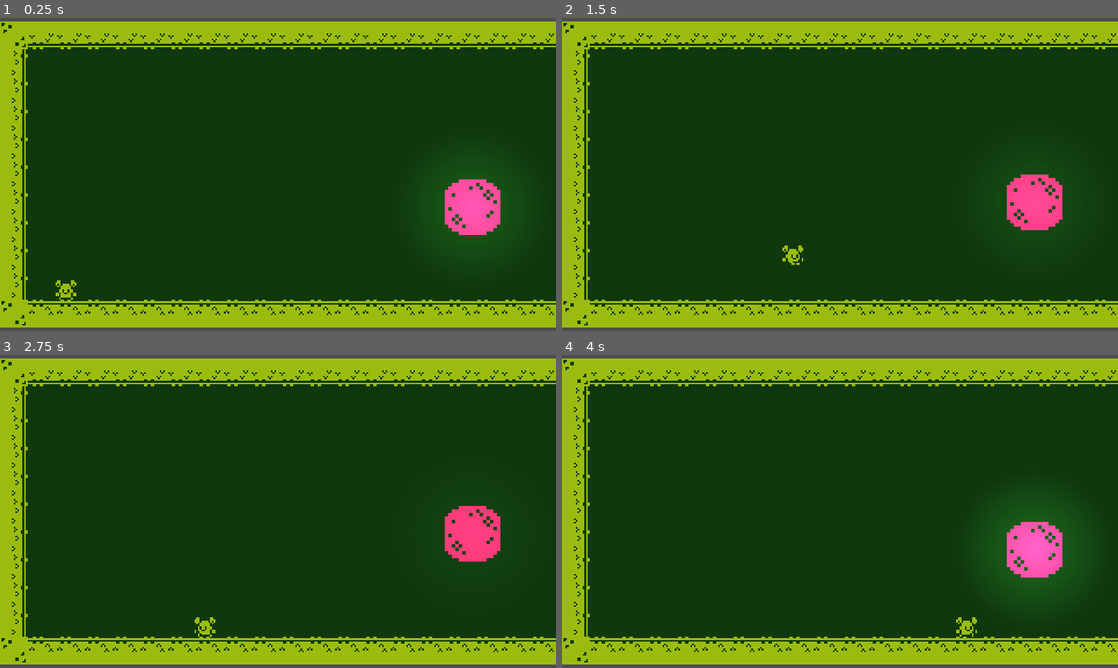
Above: before the commit, frames 1-4 (two rows, left to right).
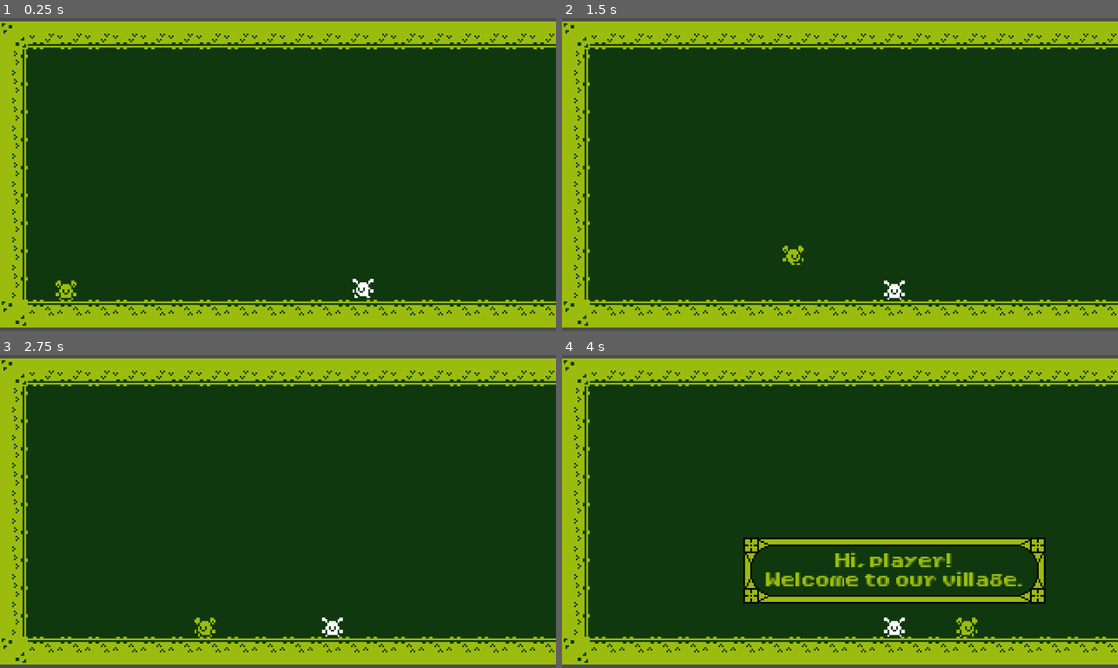
Above: after the commit, the same moments.

Repository: verymintyfresh/gamedev-cafe-jam
Game: Godot game, scene res://Scenes/MainGame.tscn
Two runs of this game, one before a commit and one after it. Both use one fixed random seed, a clock stepped at 60 frames per second and the inputs below.
Inputs:
- Up to frame 1 (0.25 s): no input
- Up to frame 2 (1.5 s): tap Enter (ui_accept) at 0.5 s; hold Space (ui_jump) 0.53-1.28 s; hold Right (ui_right) from 0.53 s (still down); tap Space (ui_jump) at 1.35 s
- Up to frame 3 (2.75 s): tap Space (ui_jump) at 1.52, 1.82 s; release Right (ui_right) at 2.03 s; hold Left (ui_left) from 2.03 s (still down); hold Space (ui_jump) from 2.03 s (still down)
- Up to frame 4 (4 s): release Left (ui_left) at 2.78 s; release Space (ui_jump) at 2.78 s; hold Right (ui_right) from 2.78 s (still down); tap Space (ui_jump) at 2.85, 3.02, 3.32 s; hold Space (ui_jump) from 3.53 s (still down)

The runs differ from the first frame. In frame 1, 3.9% of the frame differs, in the area x 0-100%, y 1-99%; in frame 2, 3.3%; in frame 3, 3.3%; in frame 4, 10%.

Commit message:
created NPCs, attempt at text box. TODO: scaling sprites etc

Diff:
--- a/Globals/Utils.gd
+++ b/Globals/Utils.gd
@@ -27,3 +27,6 @@
 		return cell_data.get_custom_data(data)
 	else:
 		return 0
+
+func fuzzy_equals(first, second, delta) -> bool:
+	return abs(first - second) < delta
--- /dev/null
+++ b/Scenes/Friend/Friend.tscn
@@ -0,0 +1,111 @@
+[gd_scene format=3 uid="uid://bxrwh7mcei3a0"]
+
+[ext_resource type="Script" uid="uid://c52rljqmb88sk" path="res://Scenes/Friend/friend.gd" id="1_y0dgi"]
+[ext_resource type="Texture2D" uid="uid://c206h3b22lopp" path="res://Tilemap/monochrome_tilemap_transparent.png" id="2_ooh64"]
+[ext_resource type="PackedScene" uid="uid://dhahfi1fv52u1" path="res://Scenes/SpeechBubble/SpeechBubble.tscn" id="3_utdf0"]
+
+[sub_resource type="RectangleShape2D" id="RectangleShape2D_dewec"]
+size = Vector2(8, 10)
+
+[sub_resource type="AtlasTexture" id="AtlasTexture_umo6r"]
+atlas = ExtResource("2_ooh64")
+region = Rect2(102, 238, 16, 16)
+
+[sub_resource type="AtlasTexture" id="AtlasTexture_utdf0"]
+atlas = ExtResource("2_ooh64")
+region = Rect2(0, 238, 16, 16)
+
+[sub_resource type="AtlasTexture" id="AtlasTexture_rrvql"]
+atlas = ExtResource("2_ooh64")
+region = Rect2(68, 238, 16, 16)
+
+[sub_resource type="AtlasTexture" id="AtlasTexture_y1mcp"]
+atlas = ExtResource("2_ooh64")
+region = Rect2(17, 238, 16, 16)
+
+[sub_resource type="AtlasTexture" id="AtlasTexture_kjwr3"]
+atlas = ExtResource("2_ooh64")
+region = Rect2(34, 238, 16, 16)
+
+[sub_resource type="AtlasTexture" id="AtlasTexture_2oywj"]
+atlas = ExtResource("2_ooh64")
+region = Rect2(51, 238, 16, 16)
+
+[sub_resource type="SpriteFrames" id="SpriteFrames_nn08x"]
+animations = [{
+"frames": [],
+"loop": true,
+"name": &"Climb",
+"speed": 5.0
+}, {
+"frames": [{
+"duration": 1.0,
+"texture": SubResource("AtlasTexture_umo6r")
+}],
+"loop": false,
+"name": &"Dead",
+"speed": 5.0
+}, {
+"frames": [{
+"duration": 1.0,
+"texture": SubResource("AtlasTexture_utdf0")
+}],
+"loop": false,
+"name": &"Idle",
+"speed": 10.0
+}, {
+"frames": [{
+"duration": 1.0,
+"texture": SubResource("AtlasTexture_rrvql")
+}],
+"loop": true,
+"name": &"Jump",
+"speed": 5.0
+}, {
+"frames": [{
+"duration": 1.0,
+"texture": SubResource("AtlasTexture_y1mcp")
+}, {
+"duration": 1.0,
+"texture": SubResource("AtlasTexture_kjwr3")
+}, {
+"duration": 1.0,
+"texture": SubResource("AtlasTexture_2oywj")
+}],
+"loop": true,
+"name": &"Run",
+"speed": 10.0
+}]
+
+[sub_resource type="CircleShape2D" id="CircleShape2D_umo6r"]
+radius = 35.014282
+
+[node name="Friend" type="CharacterBody2D" unique_id=245566164]
+collision_layer = 2
+script = ExtResource("1_y0dgi")
+
+[node name="CollisionShape2D" type="CollisionShape2D" parent="." unique_id=586163545]
+position = Vector2(0, 3)
+shape = SubResource("RectangleShape2D_dewec")
+
+[node name="AnimatedSprite2D" type="AnimatedSprite2D" parent="." unique_id=661783806]
+sprite_frames = SubResource("SpriteFrames_nn08x")
+animation = &"Run"
+
+[node name="Timer" type="Timer" parent="." unique_id=423663307]
+
+[node name="Area2D" type="Area2D" parent="." unique_id=2080121616]
+collision_layer = 2
+collision_mask = 4
+
+[node name="CollisionShape2D" type="CollisionShape2D" parent="Area2D" unique_id=1692245450]
+shape = SubResource("CircleShape2D_umo6r")
+
+[node name="SpeechBubble" parent="." unique_id=2091638528 instance=ExtResource("3_utdf0")]
+offset_left = -14.0
+offset_top = -18.5
+offset_right = 14.0
+offset_bottom = 18.5
+
+[connection signal="body_entered" from="Area2D" to="." method="_on_player_entered"]
+[connection signal="body_exited" from="Area2D" to="." method="_on_player_exited"]
--- /dev/null
+++ b/Scenes/Friend/friend.gd
@@ -0,0 +1,96 @@
+extends CharacterBody2D
+class_name Friend
+
+@export var SPEED = 25.0
+@export var WAIT_TIME = 7.0
+@export var GRAVITY = 200.0
+@export var TERMINAL_VELOCITY = 500.0
+
+@export_multiline var speech: String
+@export var anchor_value = -10
+
+@onready var collider = $CollisionShape2D
+
+@export var patrol: Vector2 # left and right sides
+
+var current_patrol_point: float
+var reached_patrol: bool
+var stopped: bool
+var rng
+
+func _ready() -> void:
+	rng = RandomNumberGenerator.new()
+	rng.randomize()
+	$Timer.wait_time = WAIT_TIME
+	$Timer.start()
+	$SpeechBubble.label = speech
+	$SpeechBubble.anchor = Vector2(0, anchor_value)
+
+func _physics_process(delta: float) -> void:
+	# Add the gravity.
+	if not is_on_floor():
+		velocity += get_gravity() * delta
+		velocity.y = min(velocity.y, TERMINAL_VELOCITY)
+
+	# 1. Choose a point in patrol radius
+	if not current_patrol_point:
+		current_patrol_point = rng.randf_range(patrol.x, patrol.y)
+		#print("Got patrol point:", current_patrol_point)
+		while abs(current_patrol_point - position.x) < (patrol.y - patrol.x) * 0.4:
+			current_patrol_point = rng.randf_range(patrol.x, patrol.y)
+			#print("Getting new patrol:", current_patrol_point)
+	# 2. Move to that point
+	else:
+		if not Utils.fuzzy_equals(position.x, current_patrol_point, 1) and not reached_patrol:
+			#print("Attempting to move")
+			velocity.x = sign(current_patrol_point - position.x) * SPEED
+			stopped = false
+		elif not stopped:
+			#print("Stopping movement")
+			velocity.x = move_toward(velocity.x, 0, SPEED)
+			reached_patrol = true
+	# 3. Wait for WAIT_TIME and delete current patrol point
+	if velocity.x == 0:
+		$AnimatedSprite2D.play("Idle")
+		stopped = true
+		#print("Velocity 0, waiting to move")
+		await $Timer.timeout
+		current_patrol_point = 0
+		reached_patrol = false
+
+	move_and_slide()
+	player_animations()
+
+func player_animations():
+	if velocity.x < 0:
+		$AnimatedSprite2D.flip_h = true
+		$AnimatedSprite2D.play("Run")
+	if velocity.x > 0:
+		$AnimatedSprite2D.flip_h = false
+		$AnimatedSprite2D.play("Run")
+
+#func _input(event):
+	## jumping
+	#if can_climb:
+		#if (event.is_action_released("ui_up")
+		#or event.is_action_released("ui_down")):
+			#velocity.y = 0
+		#if Input.is_action_pressed("ui_up"):
+			#velocity.y = CLIMBING_SPEED
+			#is_actually_climbing = true
+		#if Input.is_action_pressed("ui_down"):
+			#velocity.y = -1 * CLIMBING_SPEED
+			#is_actually_climbing = true
+	#if event.is_action_pressed("ui_jump") and is_on_floor():
+		#velocity.y += JUMP_VELOCITY
+		#$AnimatedSprite2D.play("Jump")
+
+
+func _on_player_entered(player: Player) -> void:
+	#print("Player, hello!")
+	$SpeechBubble.anchor = Vector2(0, anchor_value)
+	$SpeechBubble.spawn()
+
+func _on_player_exited(player: Player) -> void:
+	$SpeechBubble.anchor = Vector2(0, anchor_value)
+	$SpeechBubble.delete()
--- a/Scenes/Macguffin/Macguffin.tscn
+++ b/Scenes/Macguffin/Macguffin.tscn
@@ -3,16 +3,8 @@
 [ext_resource type="Script" uid="uid://beudiqxqybw2j" path="res://Scenes/Macguffin/macguffin.gd" id="1_c0ja1"]
 [ext_resource type="Texture2D" uid="uid://c206h3b22lopp" path="res://Tilemap/monochrome_tilemap_transparent.png" id="2_cxson"]
 
-[sub_resource type="Gradient" id="Gradient_cxson"]
-colors = PackedColorArray(1, 1, 1, 1, 0, 0, 0, 1)
-
-[sub_resource type="GradientTexture2D" id="GradientTexture2D_gk8ui"]
-gradient = SubResource("Gradient_cxson")
-width = 96
-height = 96
-fill = 1
-fill_from = Vector2(0.5, 0.5)
-fill_to = Vector2(0.84615386, 0.17094018)
+[sub_resource type="CircleShape2D" id="CircleShape2D_ej7mw"]
+radius = 17.0
 
 [sub_resource type="AtlasTexture" id="AtlasTexture_gk8ui"]
 atlas = ExtResource("2_cxson")
@@ -29,25 +21,41 @@
 "speed": 5.0
 }]
 
-[sub_resource type="CircleShape2D" id="CircleShape2D_ej7mw"]
-radius = 17.0
+[sub_resource type="Gradient" id="Gradient_cxson"]
+colors = PackedColorArray(1, 1, 1, 1, 0, 0, 0, 1)
+
+[sub_resource type="GradientTexture2D" id="GradientTexture2D_gk8ui"]
+gradient = SubResource("Gradient_cxson")
+width = 96
+height = 96
+fill = 1
+fill_from = Vector2(0.5, 0.5)
+fill_to = Vector2(0.84615386, 0.17094018)
+
+[sub_resource type="AnimationNodeAnimation" id="AnimationNodeAnimation_p54gb"]
+animation = &"wobble"
 
 [sub_resource type="AnimationNodeAnimation" id="AnimationNodeAnimation_gk8ui"]
 animation = &"pulse_light"
 
+[sub_resource type="AnimationNodeBlend2" id="AnimationNodeBlend2_ynbho"]
+
 [sub_resource type="AnimationNodeBlendTree" id="AnimationNodeBlendTree_e3inc"]
-graph_offset = Vector2(-199.40125, 37.060577)
 nodes/output/position = Vector2(880, 160)
 nodes/Animation/node = SubResource("AnimationNodeAnimation_gk8ui")
 nodes/Animation/position = Vector2(180, 60)
-node_connections = [&"output", 0, &"Animation"]
+"nodes/Animation 2/node" = SubResource("AnimationNodeAnimation_p54gb")
+"nodes/Animation 2/position" = Vector2(180, 280)
+nodes/Blend2/node = SubResource("AnimationNodeBlend2_ynbho")
+nodes/Blend2/position = Vector2(520, 140)
+node_connections = [&"output", 0, &"Blend2", &"Blend2", 0, &"Animation", &"Blend2", 1, &"Animation 2"]
 
 [sub_resource type="Animation" id="Animation_cxson"]
 length = 0.001
 tracks/0/type = "value"
 tracks/0/imported = false
 tracks/0/enabled = true
-tracks/0/path = NodePath("PointLight2D:energy")
+tracks/0/path = NodePath("CollisionShape2D/PointLight2D:energy")
 tracks/0/interp = 1
 tracks/0/loop_wrap = true
 tracks/0/keys = {
@@ -55,6 +63,18 @@
 "transitions": PackedFloat32Array(1),
 "update": 0,
 "values": [1.0]
+}
+tracks/1/type = "value"
+tracks/1/imported = false
+tracks/1/enabled = true
+tracks/1/path = NodePath("CollisionShape2D:position")
+tracks/1/interp = 1
+tracks/1/loop_wrap = true
+tracks/1/keys = {
+"times": PackedFloat32Array(0),
+"transitions": PackedFloat32Array(1),
+"update": 0,
+"values": [Vector2(0, -8)]
 }
 
 [sub_resource type="Animation" id="Animation_gk8ui"]
@@ -64,7 +84,7 @@
 tracks/0/type = "value"
 tracks/0/imported = false
 tracks/0/enabled = true
-tracks/0/path = NodePath("PointLight2D:energy")
+tracks/0/path = NodePath("CollisionShape2D/PointLight2D:energy")
 tracks/0/interp = 1
 tracks/0/loop_wrap = true
 tracks/0/keys = {
@@ -76,9 +96,21 @@
 
 [sub_resource type="Animation" id="Animation_e3inc"]
 resource_name = "wobble"
-length = 1.5
-loop_mode = 2
+length = 3.0060017
+loop_mode = 1
 step = 0.0167
+tracks/0/type = "value"
+tracks/0/imported = false
+tracks/0/enabled = true
+tracks/0/path = NodePath("CollisionShape2D:position")
+tracks/0/interp = 2
+tracks/0/loop_wrap = false
+tracks/0/keys = {
+"times": PackedFloat32Array(0, 0.75149995, 1.5, 2.2545, 3),
+"transitions": PackedFloat32Array(1, 1, 1, 1, 1),
+"update": 0,
+"values": [Vector2(0, 6), Vector2(0, 0), Vector2(0, -6), Vector2(0, 0), Vector2(0, 6)]
+}
 
 [sub_resource type="AnimationLibrary" id="AnimationLibrary_e3inc"]
 _data = {
@@ -90,26 +122,29 @@
 [node name="Macguffin" type="Area2D" unique_id=2003727641]
 script = ExtResource("1_c0ja1")
 
-[node name="PointLight2D" type="PointLight2D" parent="." unique_id=1440311329]
-energy = 0.16477841
+[node name="CollisionShape2D" type="CollisionShape2D" parent="." unique_id=198699175]
+position = Vector2(0, -8)
+shape = SubResource("CircleShape2D_ej7mw")
+debug_color = Color(0.8610924, 0.33499888, 0.36550382, 0.41960785)
+
+[node name="AnimatedSprite2D" type="AnimatedSprite2D" parent="CollisionShape2D" unique_id=1636106392]
+modulate = Color(0.8368203, 0.19838208, 0.41020083, 1)
+scale = Vector2(2, 2)
+sprite_frames = SubResource("SpriteFrames_e3inc")
+animation = &"idle"
+
+[node name="PointLight2D" type="PointLight2D" parent="CollisionShape2D" unique_id=1440311329]
+position = Vector2(0, 1.2955723)
 shadow_enabled = true
 shadow_color = Color(0, 0, 0, 0.65882355)
 shadow_filter_smooth = 2.5
 texture = SubResource("GradientTexture2D_gk8ui")
 
-[node name="AnimatedSprite2D" type="AnimatedSprite2D" parent="." unique_id=1636106392]
-modulate = Color(0.8368203, 0.19838208, 0.41020083, 1)
-scale = Vector2(2, 2)
-sprite_frames = SubResource("SpriteFrames_e3inc")
-animation = &"idle"
-
-[node name="CollisionShape2D" type="CollisionShape2D" parent="." unique_id=198699175]
-shape = SubResource("CircleShape2D_ej7mw")
-debug_color = Color(0.8610924, 0.33499888, 0.36550382, 0.41960785)
-
 [node name="AnimationTree" type="AnimationTree" parent="." unique_id=1545467537]
+active = false
 tree_root = SubResource("AnimationNodeBlendTree_e3inc")
 anim_player = NodePath("AnimationPlayer")
+parameters/Blend2/blend_amount = 0.5
 
 [node name="AnimationPlayer" type="AnimationPlayer" parent="AnimationTree" unique_id=977749478]
 root_node = NodePath("../..")
--- a/Scenes/Macguffin/macguffin.gd
+++ b/Scenes/Macguffin/macguffin.gd
@@ -20,26 +20,26 @@
 func _process(delta: float) -> void:
 	pass
 
-func _physics_process(delta: float) -> void:
-	match current_state:
-		State.WOBBLE_UP:
-			progress += delta
-			position.y = lerp(initial_position, initial_position - wobble_range, progress / (wobble_range / wobble_speed))
-			if progress >= (wobble_range / wobble_speed):
-				switch_state(State.WOBBLE_DOWN)
-		State.WOBBLE_DOWN:
-			progress -= delta
-			position.y = lerp(initial_position, initial_position - wobble_range, progress / (wobble_range / wobble_speed))
-			if progress <= 0:
-				switch_state(State.WOBBLE_UP)
+#func _physics_process(delta: float) -> void:
+	#match current_state:
+		#State.WOBBLE_UP:
+			#progress += delta
+			#position.y = lerp(initial_position, initial_position - wobble_range, progress / (wobble_range / wobble_speed))
+			#if progress >= (wobble_range / wobble_speed):
+				#switch_state(State.WOBBLE_DOWN)
+		#State.WOBBLE_DOWN:
+			#progress -= delta
+			#position.y = lerp(initial_position, initial_position - wobble_range, progress / (wobble_range / wobble_speed))
+			#if progress <= 0:
+				#switch_state(State.WOBBLE_UP)
 
 func _on_area_entered(area: Area2D) -> void:
 	pass # Replace with function body.
 
-func switch_state(new_state):
-	current_state = new_state
-	match new_state:
-		State.WOBBLE_UP:
-			progress = 0.0
-		State.WOBBLE_DOWN:
-			progress = wobble_range / wobble_speed
+#func switch_state(new_state):
+	#current_state = new_state
+	#match new_state:
+		#State.WOBBLE_UP:
+			#progress = 0.0
+		#State.WOBBLE_DOWN:
+			#progress = wobble_range / wobble_speed
--- a/Scenes/MainGame.tscn
+++ b/Scenes/MainGame.tscn
@@ -5,6 +5,7 @@
 [ext_resource type="TileSet" uid="uid://bqfu7g3cmc5kq" path="res://Tilemap/monochrome_tile_set.tres" id="2_frf35"]
 [ext_resource type="FontFile" uid="uid://v5fhxmri553v" path="res://Nineteen Eighty Seven.otf" id="4_ybmw1"]
 [ext_resource type="PackedScene" uid="uid://jk3dq802px60" path="res://Scenes/Macguffin/Macguffin.tscn" id="5_321ql"]
+[ext_resource type="PackedScene" uid="uid://bxrwh7mcei3a0" path="res://Scenes/Friend/Friend.tscn" id="6_d4f28"]
 
 [sub_resource type="LabelSettings" id="LabelSettings_321ql"]
 line_spacing = 0.0
@@ -56,4 +57,10 @@
 horizontal_alignment = 1
 
 [node name="Macguffin" parent="." unique_id=2003727641 instance=ExtResource("5_321ql")]
-position = Vector2(272, 110)
+position = Vector2(1255, 87)
+
+[node name="Friend" parent="." unique_id=863004556 instance=ExtResource("6_d4f28")]
+position = Vector2(215, 152)
+speech = "Hi, player!
+Welcome to our village."
+patrol = Vector2(180, 240)
--- a/Scenes/Player/Player.tscn
+++ b/Scenes/Player/Player.tscn
@@ -77,6 +77,7 @@
 }]
 
 [node name="Player" type="CharacterBody2D" unique_id=1934355691]
+collision_layer = 4
 script = ExtResource("1_kyqiw")
 JUMP_VELOCITY = -200.0
 GRAVITY = 20.0
@@ -90,6 +91,7 @@
 animation = &"Jump"
 
 [node name="Camera2D" type="Camera2D" parent="." unique_id=612066794]
+zoom = Vector2(3, 3)
 limit_left = 0
 limit_top = 0
 limit_right = 320
--- /dev/null
+++ b/Scenes/SpeechBubble/SpeechBubble.tscn
@@ -0,0 +1,56 @@
+[gd_scene format=3 uid="uid://dhahfi1fv52u1"]
+
+[ext_resource type="Script" uid="uid://c2o7uhqmshgiv" path="res://Scenes/SpeechBubble/speech_bubble.gd" id="1_174xk"]
+[ext_resource type="Texture2D" uid="uid://cuc06q2nlwbtu" path="res://Ram Border All.png" id="1_chwkf"]
+[ext_resource type="FontFile" uid="uid://v5fhxmri553v" path="res://Nineteen Eighty Seven.otf" id="2_174xk"]
+
+[sub_resource type="Theme" id="Theme_d4eh0"]
+
+[sub_resource type="StyleBoxTexture" id="StyleBoxTexture_oyrom"]
+content_margin_left = 14.0
+content_margin_top = 10.0
+content_margin_right = 14.0
+content_margin_bottom = 10.0
+texture = ExtResource("1_chwkf")
+texture_margin_left = 16.0
+texture_margin_top = 16.0
+texture_margin_right = 16.0
+texture_margin_bottom = 16.0
+region_rect = Rect2(192, 448, 64, 64)
+
+[sub_resource type="LabelSettings" id="LabelSettings_uda2n"]
+line_spacing = 2.0
+font = ExtResource("2_174xk")
+font_size = 8
+
+[node name="SpeechBubble" type="MarginContainer" unique_id=2091638528]
+modulate = Color(0.60784316, 0.7372549, 0.05882353, 1)
+texture_filter = 1
+anchors_preset = 8
+anchor_left = 0.5
+anchor_top = 0.5
+anchor_right = 0.5
+anchor_bottom = 0.5
+offset_left = -480.0
+offset_top = -270.0
+offset_right = -445.0
+offset_bottom = -230.0
+grow_horizontal = 2
+grow_vertical = 2
+script = ExtResource("1_174xk")
+
+[node name="PanelContainer" type="PanelContainer" parent="." unique_id=11505172]
+texture_filter = 1
+layout_mode = 2
+theme = SubResource("Theme_d4eh0")
+theme_override_styles/panel = SubResource("StyleBoxTexture_oyrom")
+
+[node name="Text" type="Label" parent="PanelContainer" unique_id=376432156]
+unique_name_in_owner = true
+texture_filter = 1
+layout_mode = 2
+text = "!!
+!!"
+label_settings = SubResource("LabelSettings_uda2n")
+horizontal_alignment = 1
+vertical_alignment = 1
--- /dev/null
+++ b/Scenes/SpeechBubble/speech_bubble.gd
@@ -0,0 +1,48 @@
+extends MarginContainer
+class_name SpeechBubble
+
+@export var SCALE_TIME = 0.1
+
+@onready var label = %Text:
+	set(text):
+		label.text = text
+		max_size = size
+
+var anchor: Vector2:
+	set(value):
+		position = value - Vector2(max_size.x/2,max_size.y)
+		top_left = position
+var max_size: Vector2
+var top_left: Vector2
+
+# Called when the node enters the scene tree for the first time.
+func _ready() -> void:
+	#max_size = size
+	hide()
+
+func delete() -> void:
+	%Text.hide()
+	var target = Vector2(0, (top_left.y + max_size.y) / 2)
+	var tween = get_tree().create_tween().set_trans(Tween.TRANS_LINEAR)
+	tween.parallel().tween_property(self, "position", target, SCALE_TIME).from(top_left)
+	tween.parallel().tween_property(self, "size:x", 0, SCALE_TIME).from(size.x)
+	tween.parallel().tween_property(self, "size:y", 0, SCALE_TIME).from(size.y)
+	await tween.finished
+	hide()
+
+# Called every frame. 'delta' is the elapsed time since the previous frame.
+func _process(delta: float) -> void:
+	pass
+
+
+func spawn() -> void:
+	show()
+	position = anchor - Vector2(0,max_size.y/2)
+	#size = Vector2.ZERO
+	var tween = get_tree().create_tween().set_trans(Tween.TRANS_LINEAR)
+	tween.parallel().tween_property(self, "position", top_left, SCALE_TIME).from(position)
+	tween.parallel().tween_property(self, "size:x", max_size.x, SCALE_TIME).from(0)
+	tween.parallel().tween_property(self, "size:y", max_size.y, SCALE_TIME).from(0)
+	await tween.finished
+	%Text.show()
+	#show()
--- a/project.godot
+++ b/project.godot
@@ -25,7 +25,7 @@
 window/size/viewport_width=960
 window/size/viewport_height=540
 window/stretch/mode="viewport"
-window/stretch/scale=3.0
+window/stretch/scale_mode="integer"
 
 [input]
 
@@ -72,6 +72,12 @@
 ]
 }
 
+[layer_names]
+
+2d_physics/layer_1="Terrain"
+2d_physics/layer_2="Friends"
+2d_physics/layer_3="Player"
+
 [physics]
 
 3d/physics_engine="Jolt Physics"
Binary file added: Ram Border All.png
Not shown, added: Ram Border All.png.import
Not shown, added: Scenes/Friend/friend.gd.uid
Not shown, added: Scenes/SpeechBubble/speech_bubble.gd.uid
Not shown, added: credits.txt
